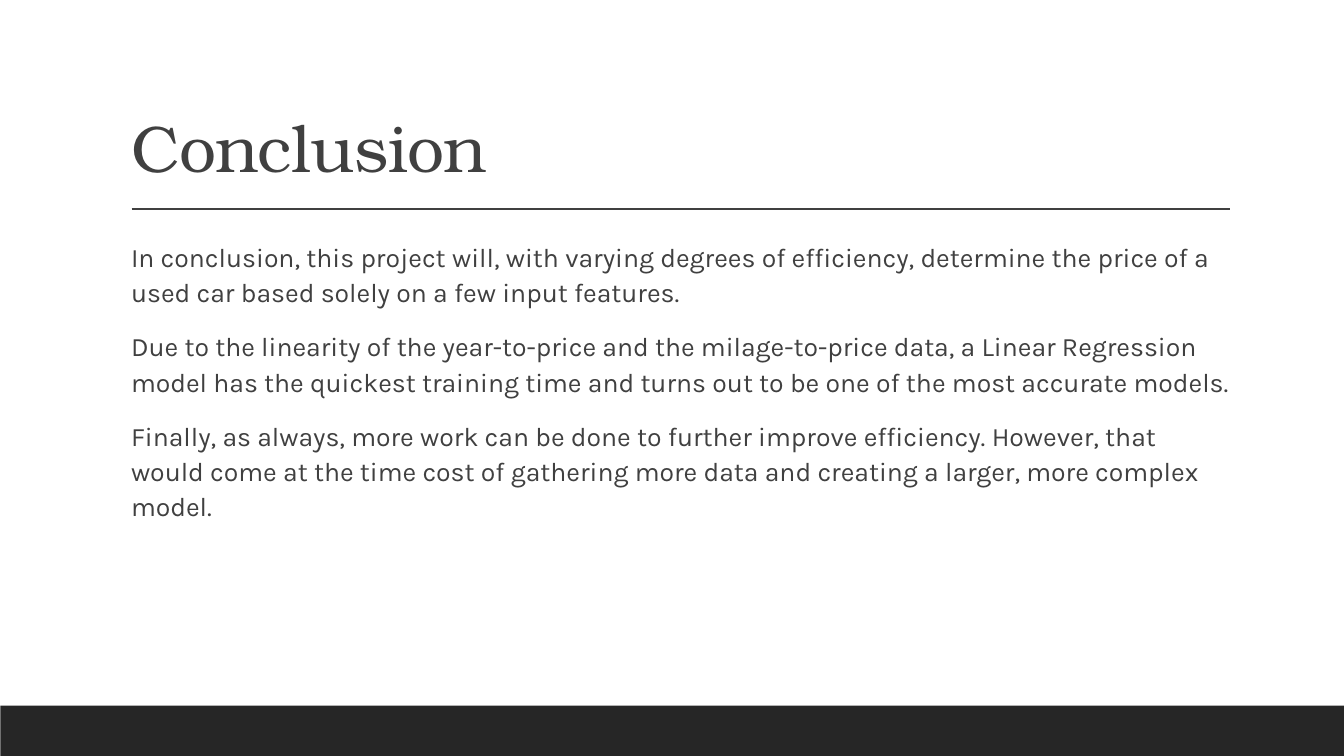
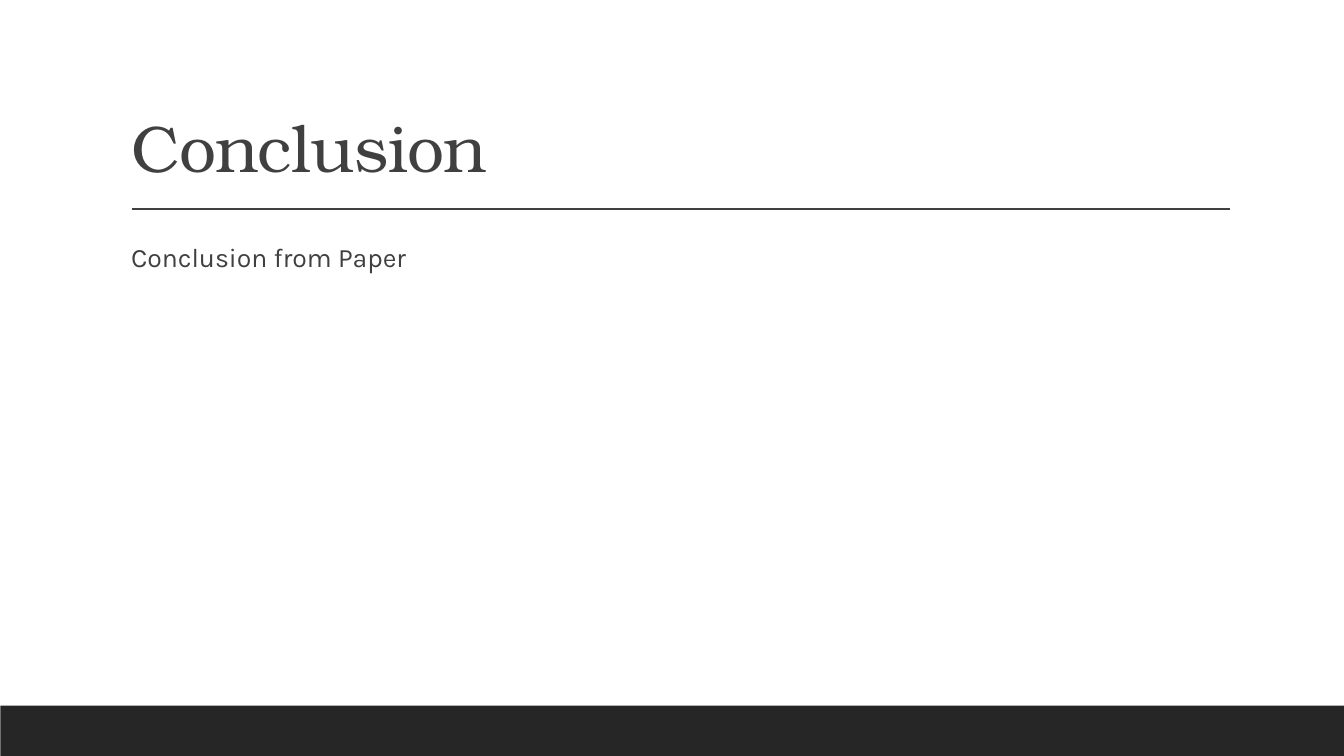
Before and after one commit to DesktopCoder1407/CS4267-MachineLearning, a slide deck: slide 11 of Project-Final Presentation-CS4267-Parker Smith.pptx (slide 10 before the commit). Drawn at 1344x756 pixels with LibreOffice and Linux fonts; fonts in the diff are those of the drawing. Boxes give left, top, right and bottom in pixels: in the first picture for what was removed or moved away, otherwise in the second. Text is boxed around its words. In the diff, an @@ line names an element or a change of style, - is before the commit and + after.

```diff
--- a/Project-Final Presentation-CS4267-Parker Smith.pptx
+++ b/Project-Final Presentation-CS4267-Parker Smith.pptx
@@ text at (x1=131, y1=248, x2=406, y2=274): text changed @@
-  In conclusion, this project will, with varying degrees of efficiency, determine the price of a used car based solely on a few input features.
-  Due to the linearity of the year-to-price and the milage-to-price data, a Linear Regression model has the quickest training time and turns out to be one of the most accurate models.
-  Finally, as always, more work can be done to further improve efficiency. However, that would come at the time cost of gathering more data and creating a larger, more complex model.
+  Conclusion from Paper
```
Also in this commit, not shown: 7 other slides changed, 4 slides added, 1 slide removed.
